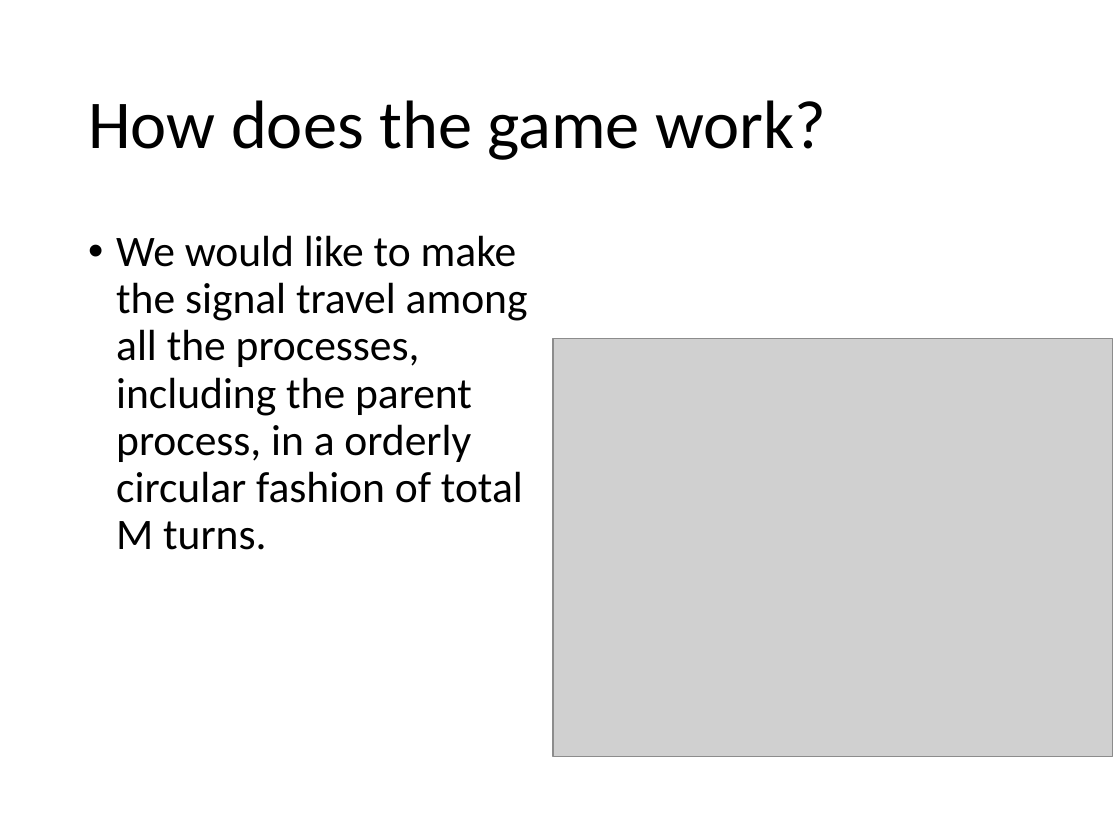
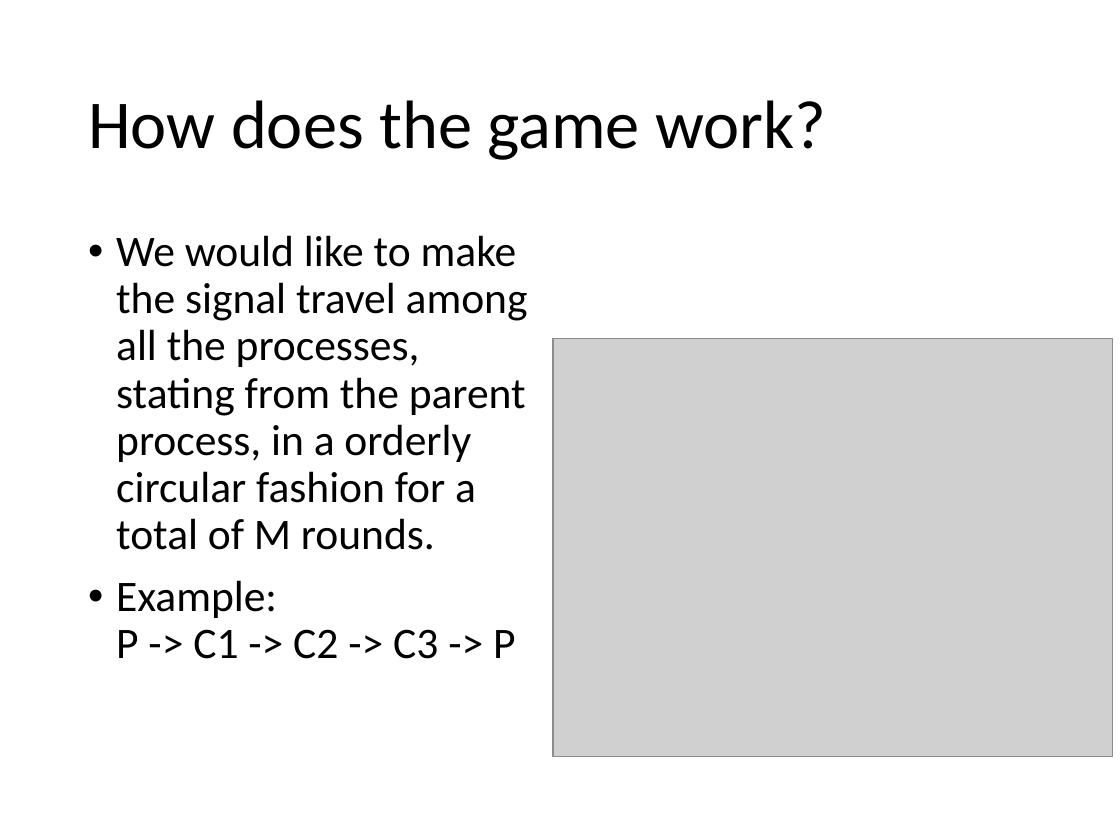
Before and after one commit to oscourse/oscourse.github.io, a slide deck: slide 2 of labs/game_of_turns.pptx. Drawn at 1120x840 pixels with LibreOffice and Linux fonts; fonts in the diff are those of the drawing; grey boxes stand for pictures. Boxes give left, top, right and bottom in pixels: in the first picture for what was removed or moved away, otherwise in the second. Text is boxed around its words. In the diff, an @@ line names an element or a change of style, - is before the commit and + after.

Commit message:
Update the slides for game of turns
We remove the high level algorithm. It would be better if a student can come
with one of its own algorithm, review the fork, exec, wait, and signal system
calls and works out a solution.

modified:   labs/game_of_turns.pptx

```diff
--- a/labs/game_of_turns.pptx
+++ b/labs/game_of_turns.pptx
@@ text at (116,235,528,659): text changed @@
-• We would like to make the signal travel among all the processes, including the parent process, in a orderly circular fashion of total M turns.
+• We would like to make the signal travel among all the processes, stating from the parent process, in a orderly circular fashion for a total of M rounds.
+• Example:
+  P -> C1 -> C2 -> C3 -> P
```
Also in this commit, not shown: 1 slide removed.
